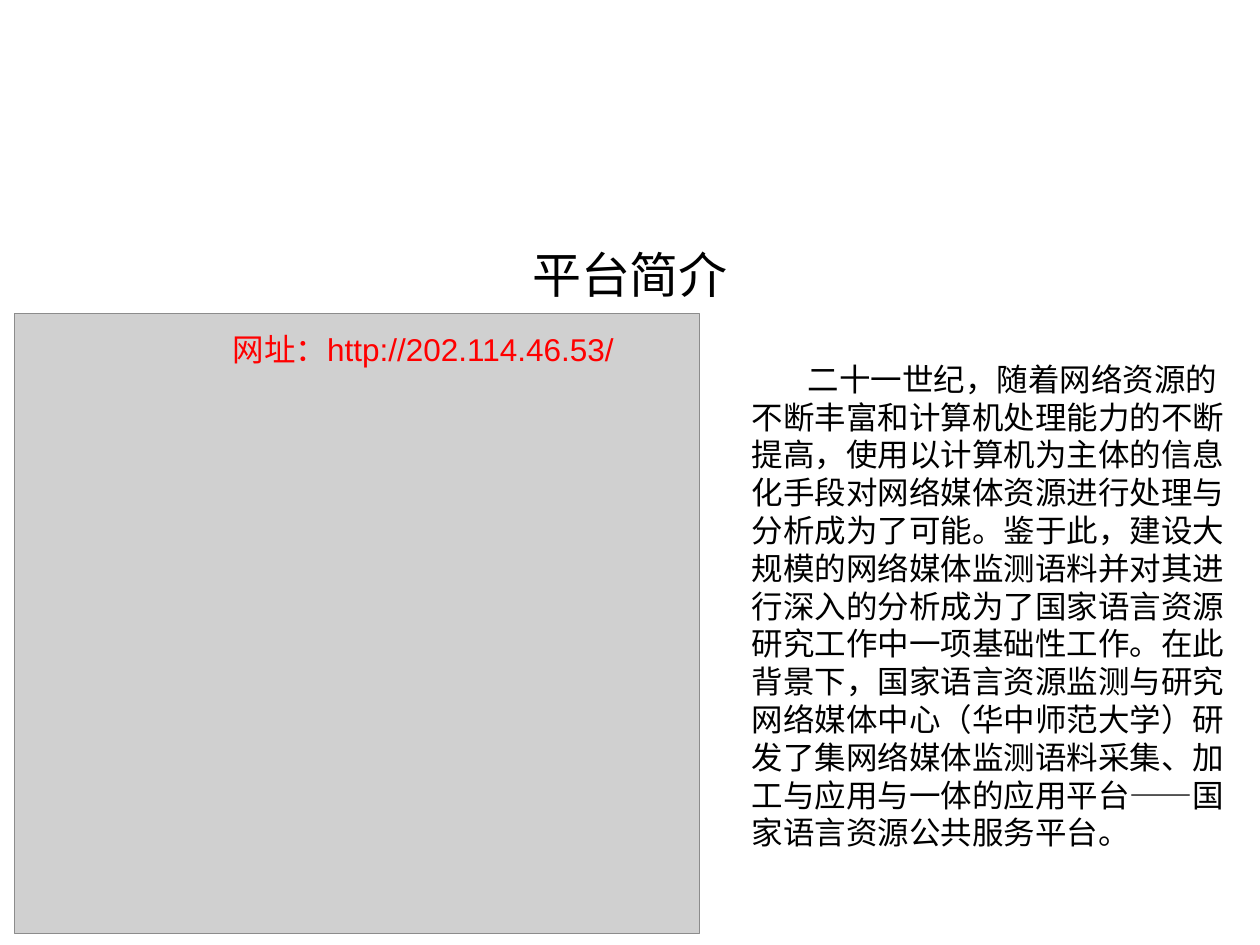
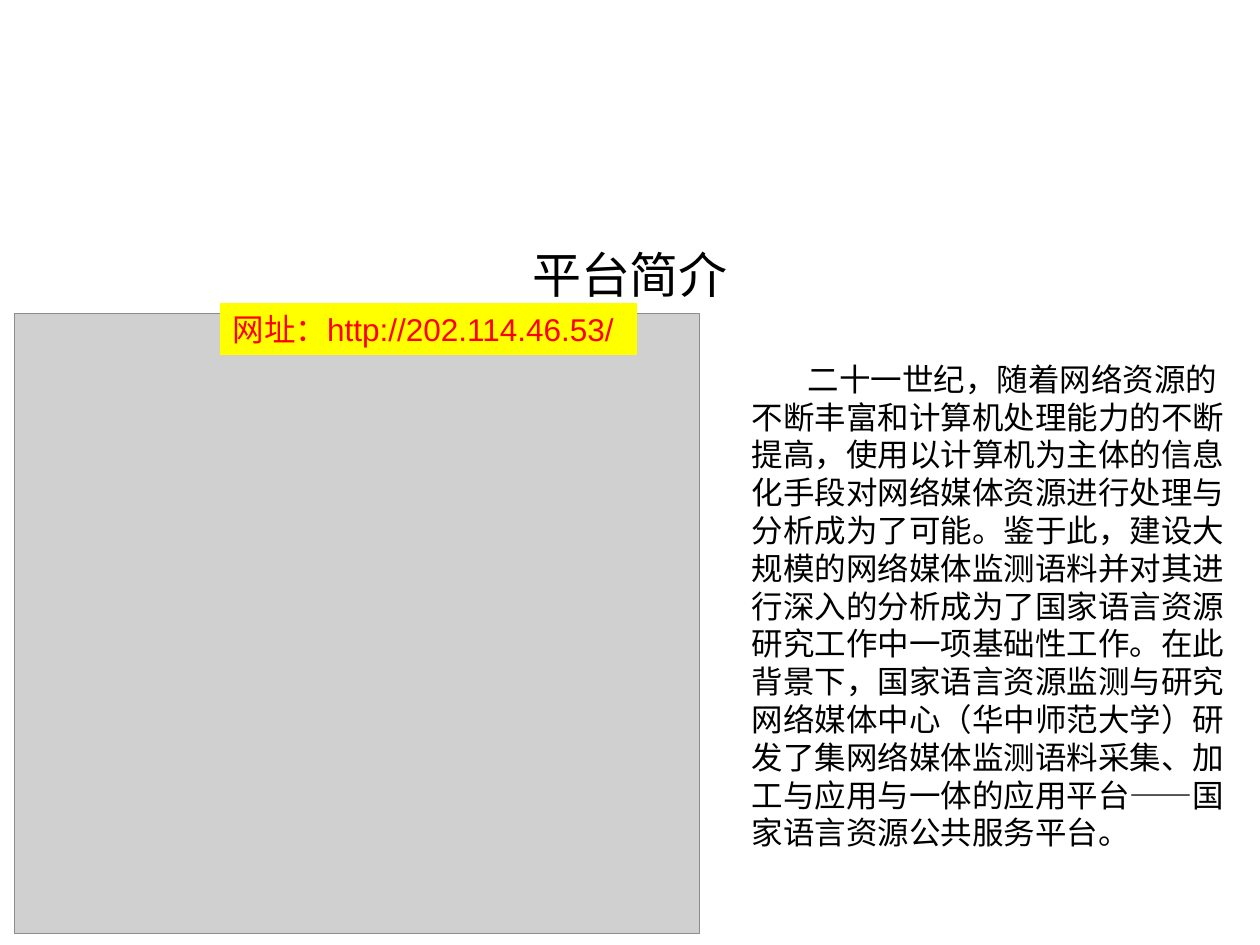
Before and after one commit to shqcandy/Report, a slide deck: slide 5 of 报告_v1.ppt. Drawn at 1260x945 pixels with LibreOffice and Linux fonts; fonts in the diff are those of the drawing; grey boxes stand for pictures; background and template pictures are left out. Boxes give left, top, right and bottom in pixels: in the first picture for what was removed or moved away, otherwise in the second. Text is boxed around its words. In the diff, an @@ line names an element or a change of style, - is before the commit and + after.

```diff
--- a/报告_v1.ppt
+++ b/报告_v1.ppt
@@ title "平台简介" rewrapped from (x1=532, y1=251, x2=728, y2=297) to (x1=532, y1=251, x2=728, y2=306) @@
@@ rectangle "网址：http://202.114.46.53/" resized from (x1=233, y1=334, x2=614, y2=368) to (x1=220, y1=304, x2=636, y2=354) @@
@@ rectangle "网址：http://202.114.46.53/" at (x1=220, y1=304, x2=636, y2=354): fill none to #FFFF00; outline none to #FFFF00 0.74 pt @@
```
Also in this commit, not shown: 7 other slides changed, 4 slides added, 6 slides removed.
